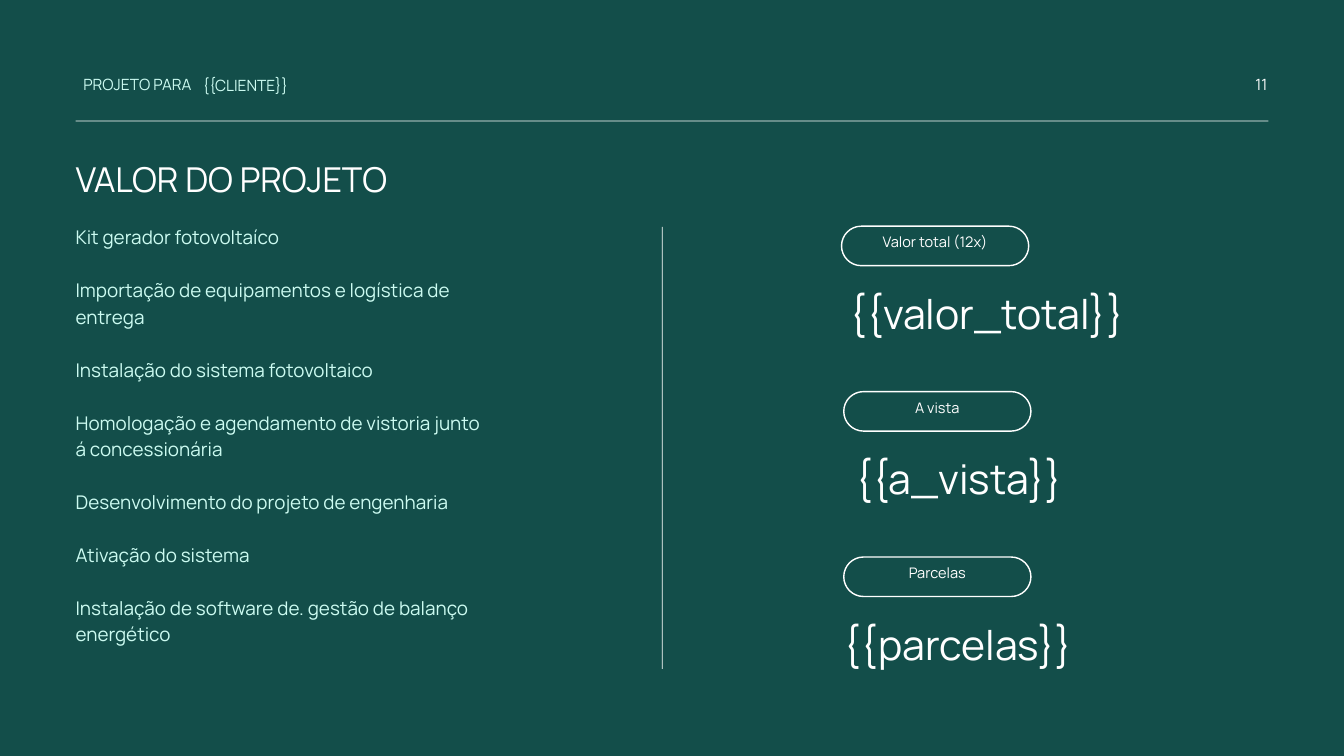
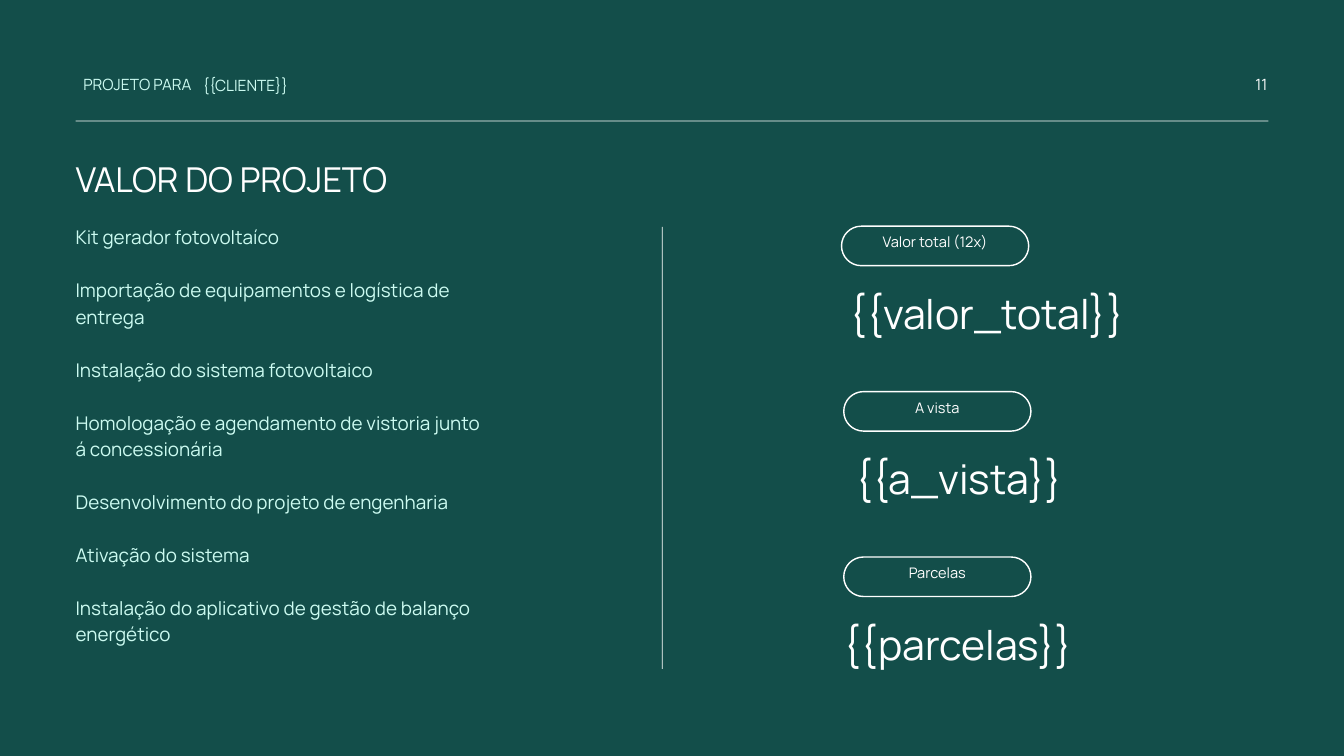
Before and after one commit to Jhtonel/proposta_solar, a slide deck: slide 11 of templates/modelo.pptx. Drawn at 1344x756 pixels with LibreOffice and Linux fonts; fonts in the diff are those of the drawing. Boxes give left, top, right and bottom in pixels: in the first picture for what was removed or moved away, otherwise in the second. Text is boxed around its words. In the diff, an @@ line names an element or a change of style, - is before the commit and + after.

```diff
--- a/templates/modelo.pptx
+++ b/templates/modelo.pptx
@@ text at bbox=[76, 601, 470, 646]: text changed @@
-Instalação de software de. gestão de balanço energético
+Instalação do aplicativo de gestão de balanço energético
```
Also in this commit, not shown: 1 other slide changed, 8 other files.
